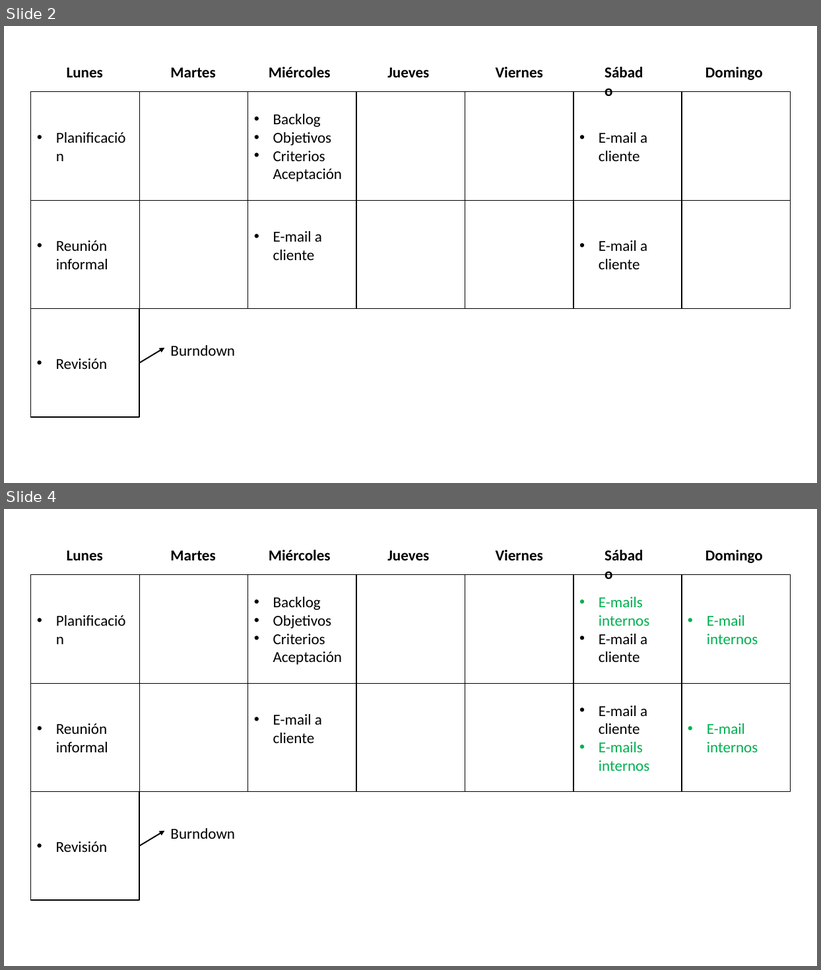
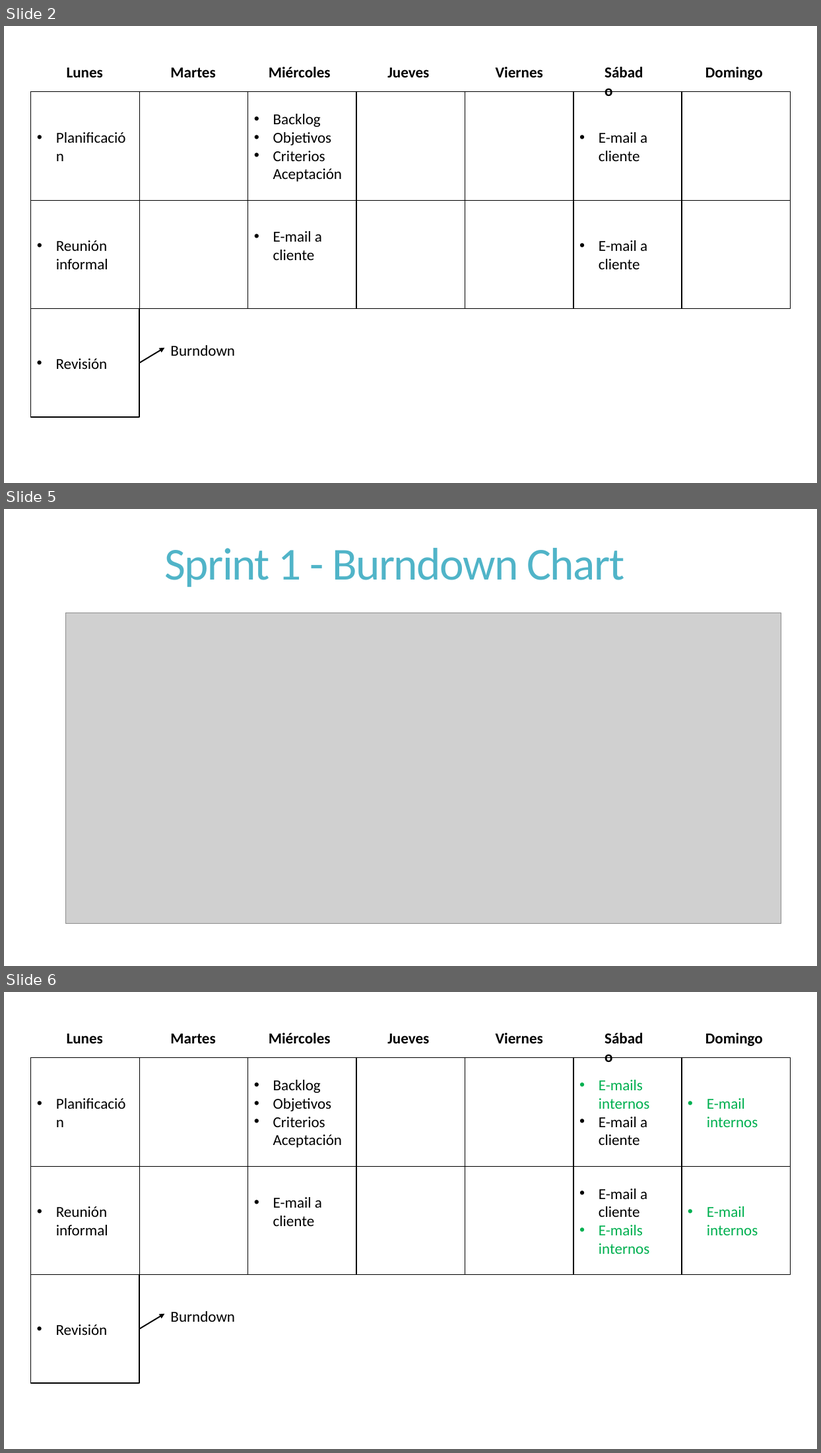
Before and after one commit to dschenkelman/a-malazan-wolvering, a slide deck: Presentacion.pptx. Shown one above the other, each under a label of ours: slides 2 and 4 before the commit, slides 2, 5 and 6 after it; the slides between them are not shown. The pictures are 821x970 and 821x1453 pixels, drawn with LibreOffice and Linux fonts; fonts in the diff are those of the drawing; grey boxes stand for pictures. Boxes give left, top, right and bottom in pixels: in the first picture for what was removed or moved away, otherwise in the second. Text is boxed around its words. In the diff, an @@ line names an element or a change of style, - is before the commit and + after.

```diff
--- a/Presentacion.pptx
+++ b/Presentacion.pptx
@@ slide 5 added at box(4, 509, 817, 966), background #FFFFFF @@
@@ title added at box(165, 548, 624, 587), 54 pt, text #50B4C8 @@
+Sprint 1 - Burndown Chart
@@ picture added at box(65, 613, 781, 923) @@
@@ what was slide 4 is now slide 6 @@
```
Also in this commit, not shown: 3 slides changed, 5 other slides added.
